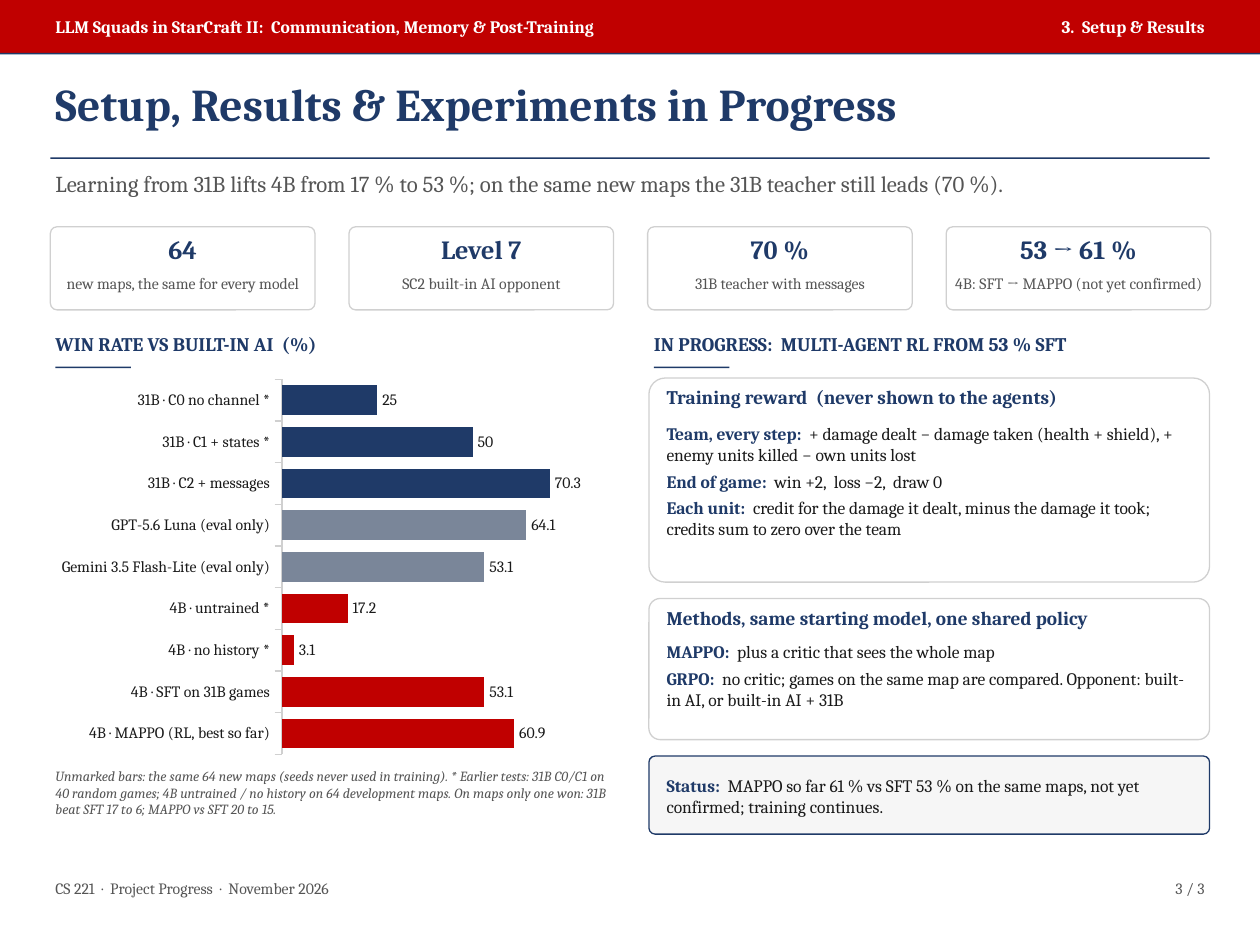
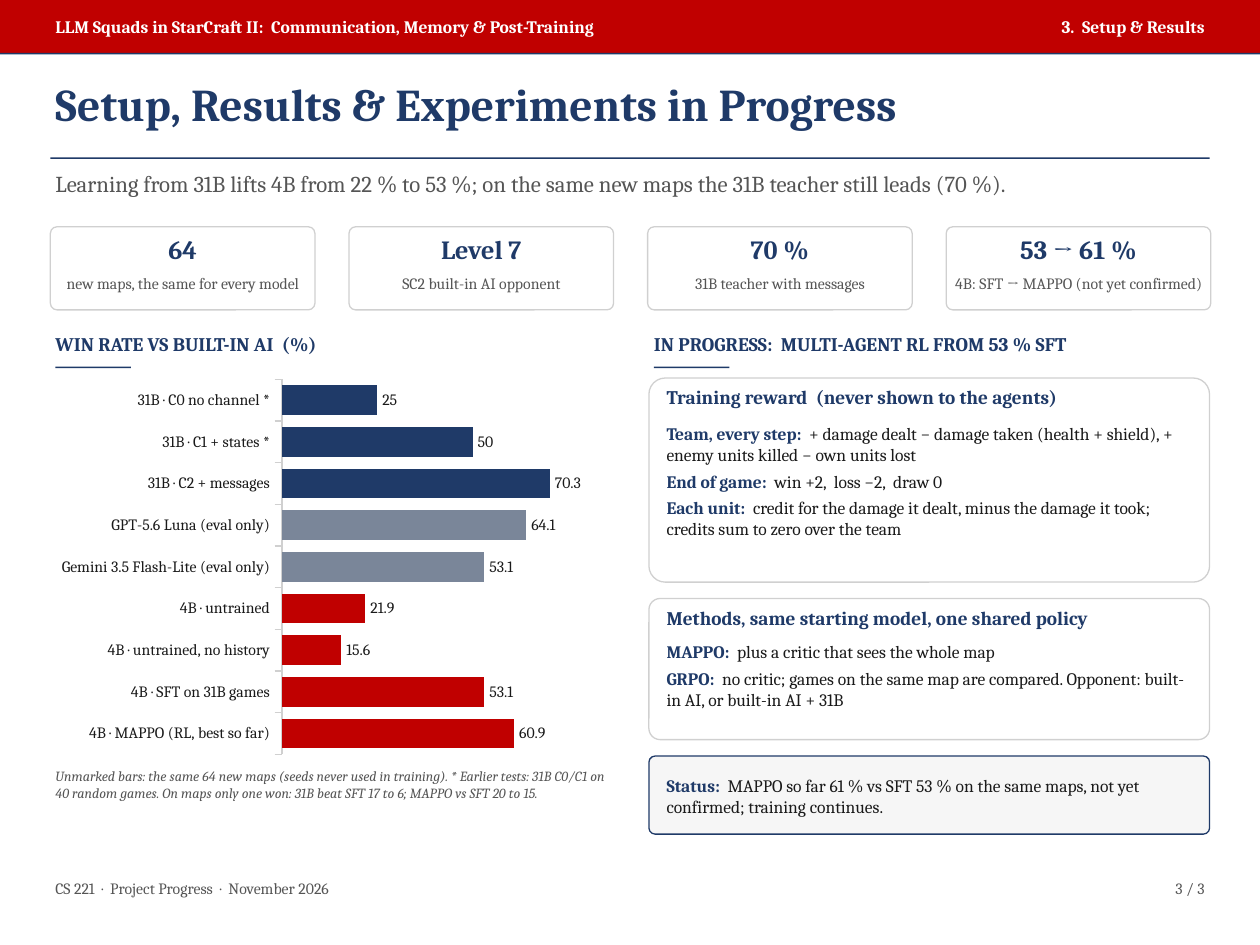
Before and after one commit to para2046/cs221-llm-squads, a slide deck: slide 3 of report/cs221_progress_slides.pptx. Drawn at 1260x945 pixels with LibreOffice and Linux fonts; fonts in the diff are those of the drawing. Boxes give left, top, right and bottom in pixels: in the first picture for what was removed or moved away, otherwise in the second. Text is boxed around its words. In the diff, an @@ line names an element or a change of style, - is before the commit and + after.

```diff
--- a/report/cs221_progress_slides.pptx
+++ b/report/cs221_progress_slides.pptx
@@ text at [55, 176, 967, 197]: text changed @@
-Learning from 31B lifts 4B from 17 % to 53 %; on the same new maps the 31B teacher still leads (70 %).
+Learning from 31B lifts 4B from 22 % to 53 %; on the same new maps the 31B teacher still leads (70 %).
@@ bar chart at [50, 372, 617, 762] @@
-categories: 4B · MAPPO (RL, best so far), 4B · SFT on 31B games, 4B · no history *, 4B · untrained *, Gemini 3.5 Flash-Lite (eval only), GPT-5.6 Luna (eval only), 31B · C2 + messages, 31B · C1 + states *, 31B · C0 no channel *
+categories: 4B · MAPPO (RL, best so far), 4B · SFT on 31B games, 4B · untrained, no history, 4B · untrained, Gemini 3.5 Flash-Lite (eval only), GPT-5.6 Luna (eval only), 31B · C2 + messages, 31B · C1 + states *, 31B · C0 no channel *
-Series 1: 60.9, 53.1, 3.1, 17.2, 53.1, 64.1, 70.3, 50, 25
+Series 1: 60.9, 53.1, 15.6, 21.9, 53.1, 64.1, 70.3, 50, 25
@@ text at [55, 771, 604, 801]: text changed @@
-Unmarked bars: the same 64 new maps (seeds never used in training). * Earlier tests: 31B C0/C1 on 40 random games; 4B untrained / no history on 64 development maps. On maps only one won: 31B beat SFT 17 to 6; MAPPO vs SFT 20 to 15.
+Unmarked bars: the same 64 new maps (seeds never used in training). * Earlier tests: 31B C0/C1 on 40 random games. On maps only one won: 31B beat SFT 17 to 6; MAPPO vs SFT 20 to 15.
```
Also in this commit, not shown: 28 other files.
